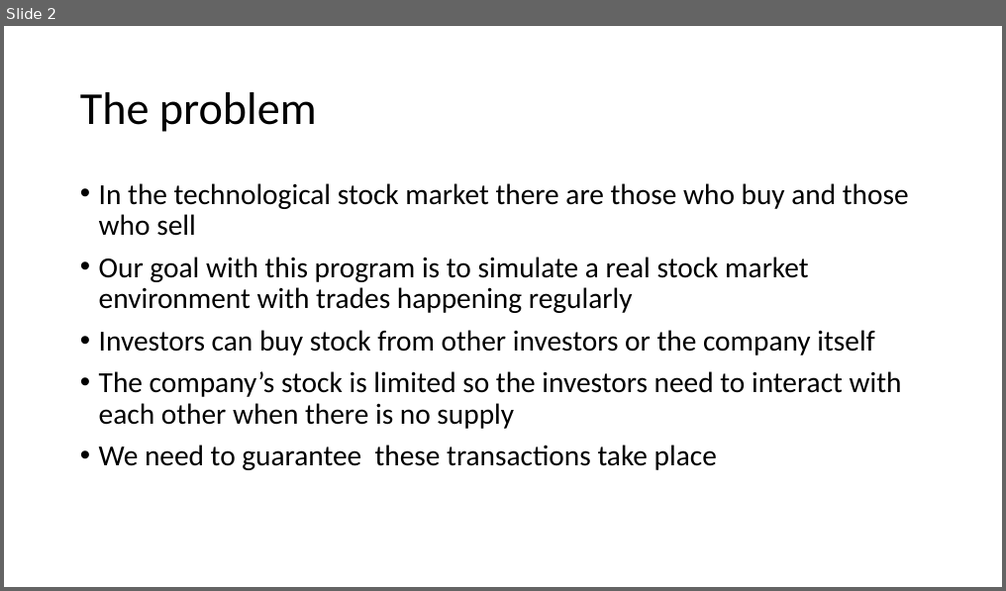
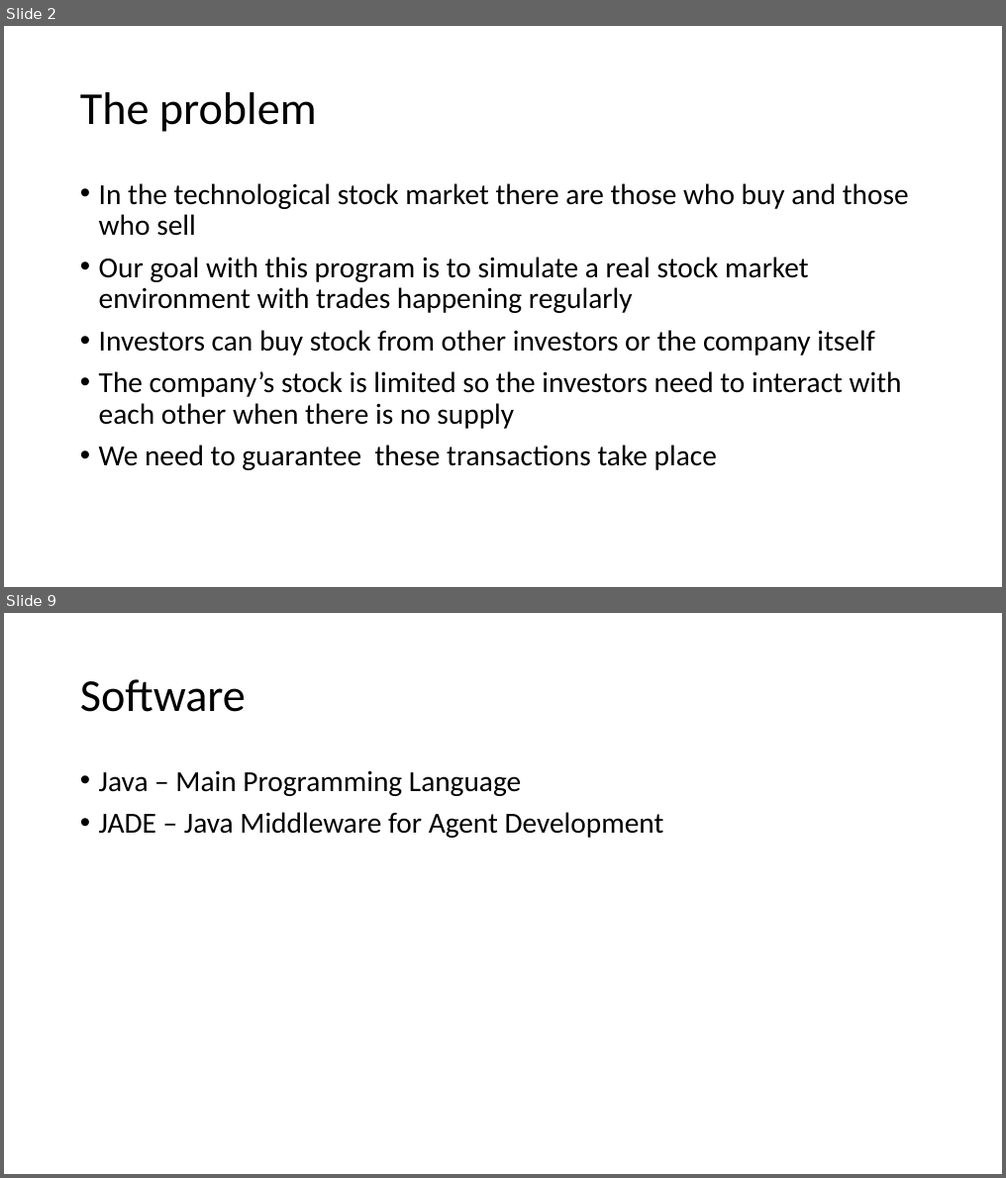
Before and after one commit to Antypurus/AIAD, a slide deck: docs/Presentation1.pptx. Shown one above the other, each under a label of ours: slide 2 before the commit, slides 2 and 9 after it; the slides between them are not shown. The pictures are 1006x591 and 1006x1178 pixels, drawn with LibreOffice and Linux fonts; fonts in the diff are those of the drawing. Boxes give left, top, right and bottom in pixels: in the first picture for what was removed or moved away, otherwise in the second. Text is boxed around its words. In the diff, an @@ line names an element or a change of style, - is before the commit and + after.

```diff
--- a/docs/Presentation1.pptx
+++ b/docs/Presentation1.pptx
@@ slide 9 added at bbox=[4, 613, 1002, 1174], background #FFFFFF @@
@@ title added at bbox=[80, 679, 246, 712], 44 pt, text #000000 @@
+Software
@@ text added at bbox=[99, 770, 664, 838], 28 pt, text #000000 @@
+• Java – Main Programming Language
+• JADE – Java Middleware for Agent Development
```
Also in this commit, not shown: 2 slides changed, 5 other slides added.
